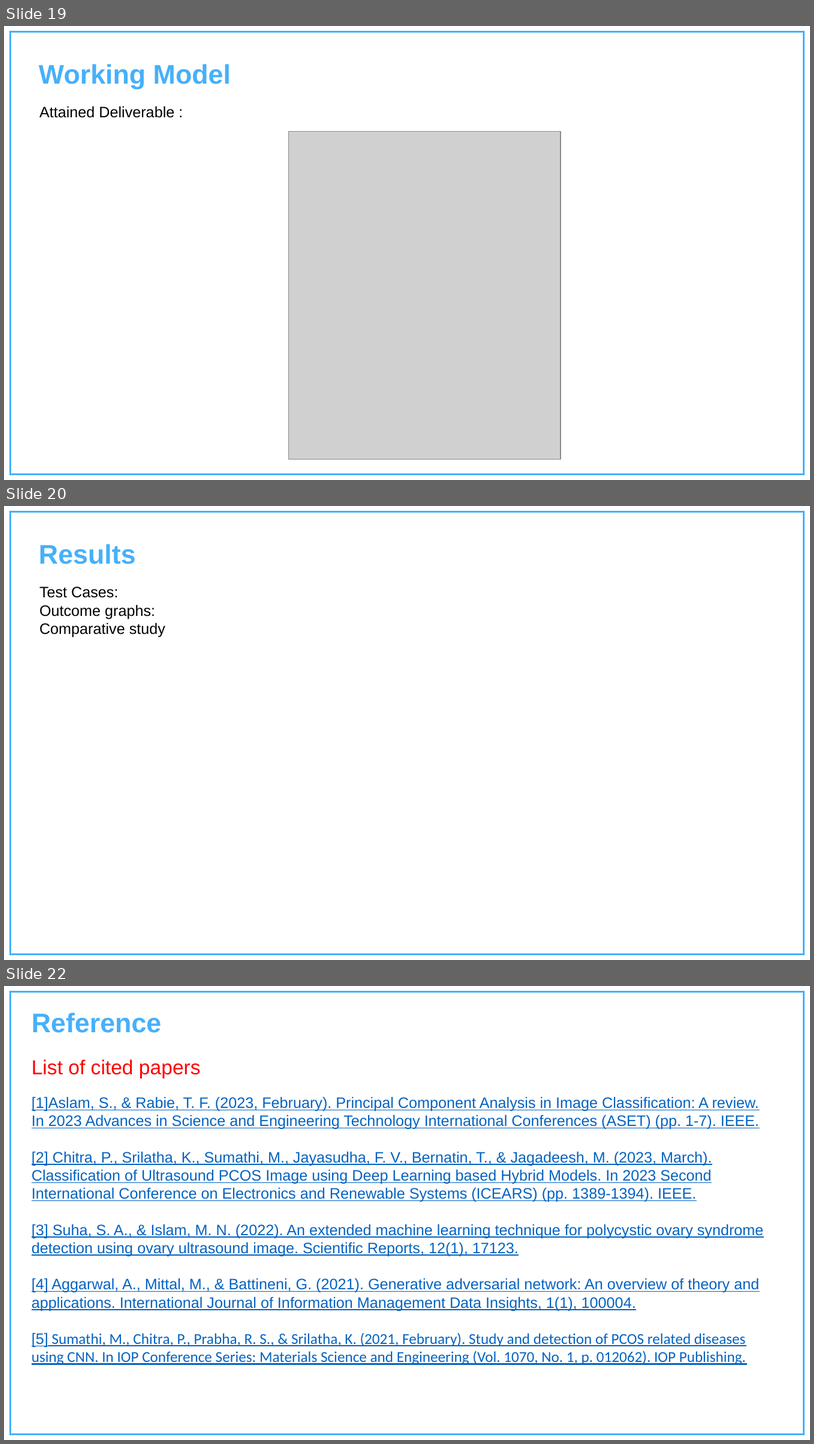
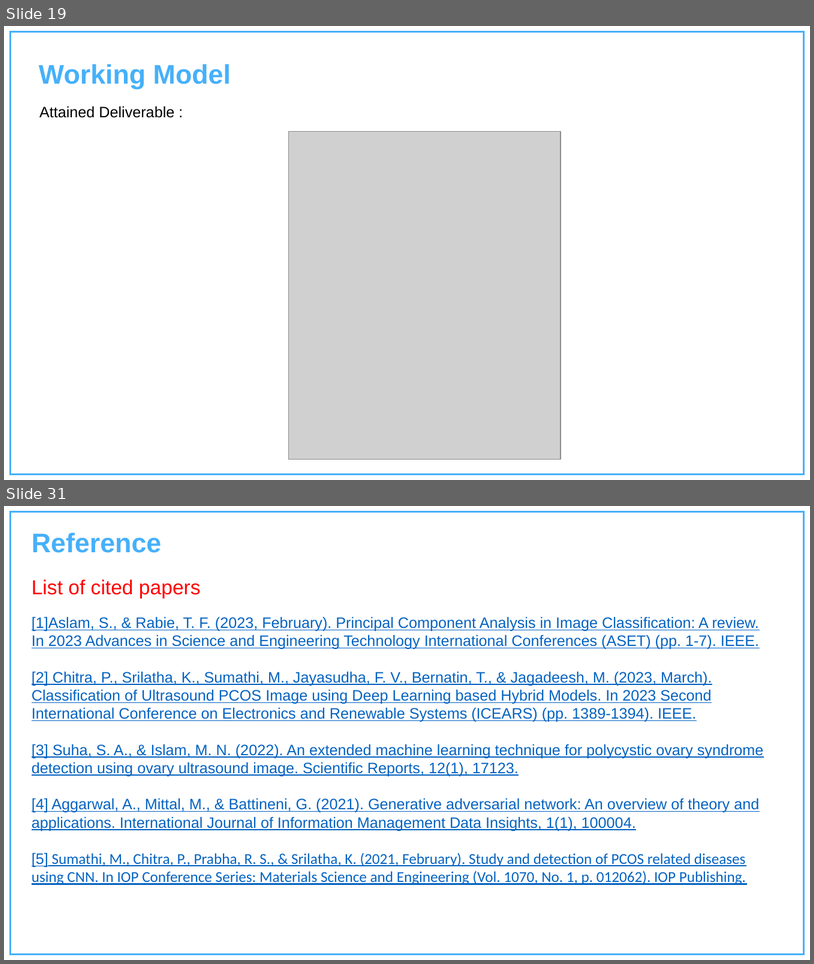
Before and after one commit to Charu-2718/PCause, a slide deck: documentation/Presentation.pptx. Shown one above the other, each under a label of ours: slides 19, 20 and 22 before the commit, slides 19 and 31 after it; the slides between them are not shown. The pictures are 814x1444 and 814x964 pixels, drawn with LibreOffice and Linux fonts; fonts in the diff are those of the drawing; grey boxes stand for pictures; background and template pictures are left out. Boxes give left, top, right and bottom in pixels: in the first picture for what was removed or moved away, otherwise in the second. Text is boxed around its words. In the diff, an @@ line names an element or a change of style, - is before the commit and + after.

```diff
--- a/documentation/Presentation.pptx
+++ b/documentation/Presentation.pptx
@@ slide 20 removed at (4, 506, 810, 960), background #FFFFFF; not listed: 1 template element that a slide beside it also shows @@
@@ text removed at (39, 544, 136, 564) @@
-Results
@@ text removed at (39, 586, 165, 637) @@
-Test Cases:
-Outcome graphs:
-Comparative study
@@ what was slide 22 is now slide 31 @@
```
Also in this commit, not shown: 11 slides added, 1 other slide removed, 27 other files.
